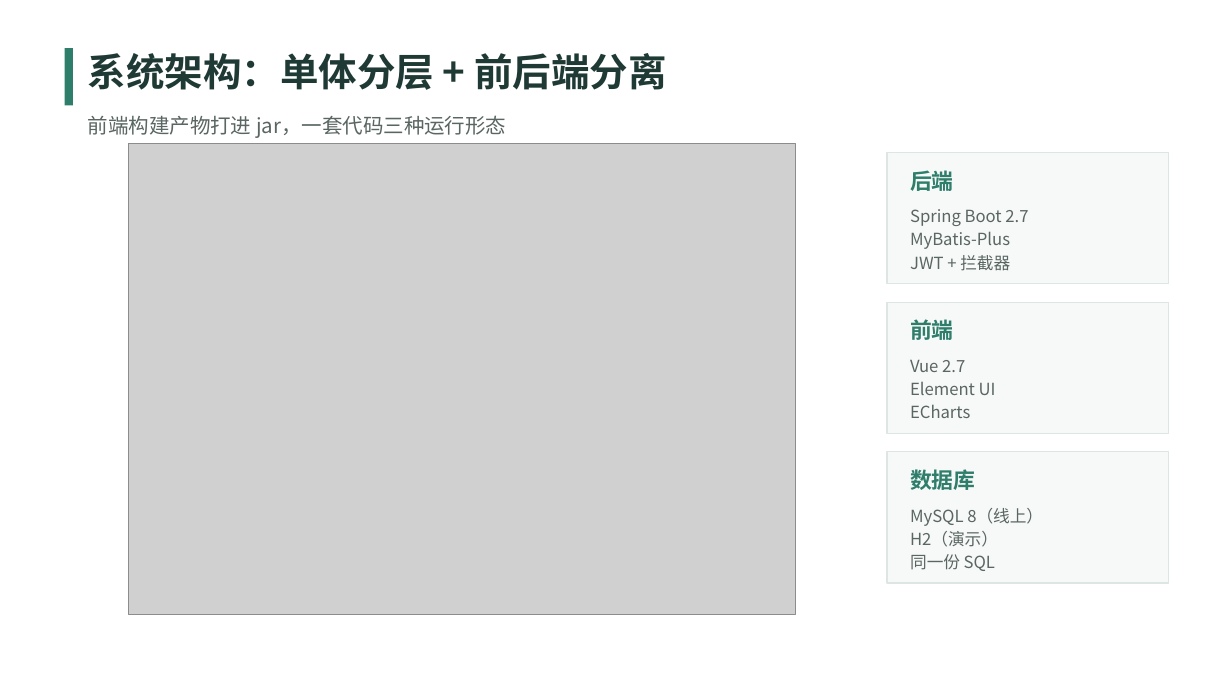
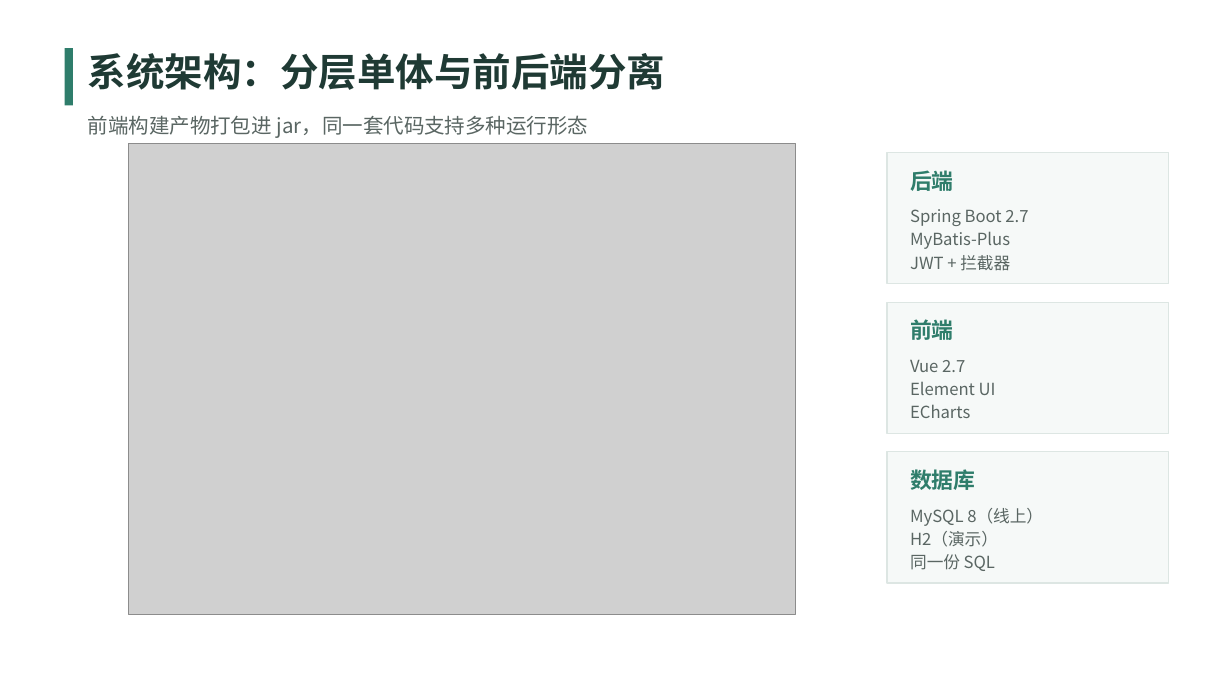
Before and after one commit to tkRRRRRR/Campus-Event-Management-System, a slide deck: slide 4 of doc/答辩PPT.pptx. Drawn at 1232x693 pixels with LibreOffice and Linux fonts; fonts in the diff are those of the drawing; grey boxes stand for pictures. Boxes give left, top, right and bottom in pixels: in the first picture for what was removed or moved away, otherwise in the second. Text is boxed around its words. In the diff, an @@ line names an element or a change of style, - is before the commit and + after.

```diff
--- a/doc/答辩PPT.pptx
+++ b/doc/答辩PPT.pptx
@@ text at (88, 53, 665, 90): text changed @@
-系统架构：单体分层 + 前后端分离
+系统架构：分层单体与前后端分离
@@ text at (88, 115, 589, 138): text changed @@
-前端构建产物打进 jar，一套代码三种运行形态
+前端构建产物打包进 jar，同一套代码支持多种运行形态
```
Also in this commit, not shown: 10 other slides changed, 27 other files.
